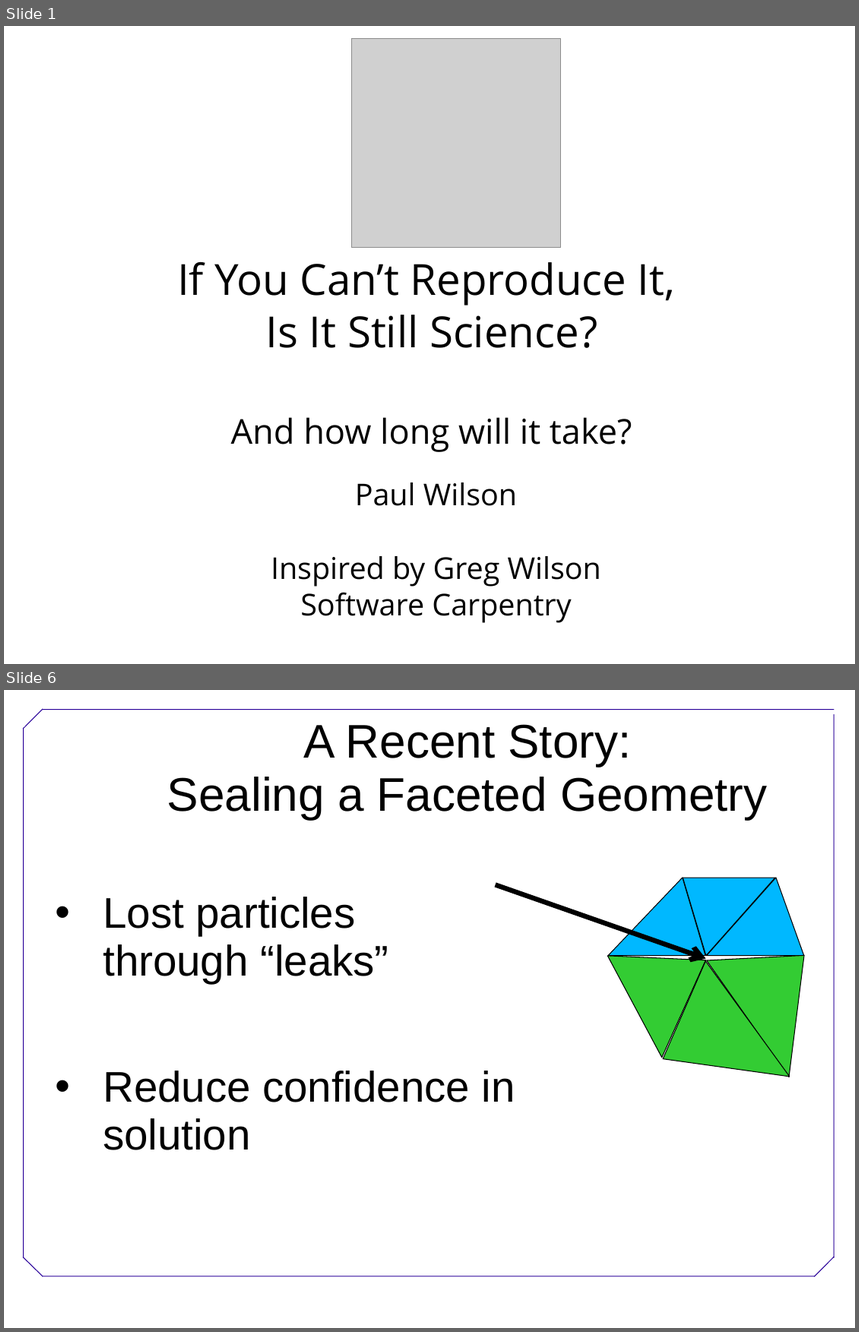
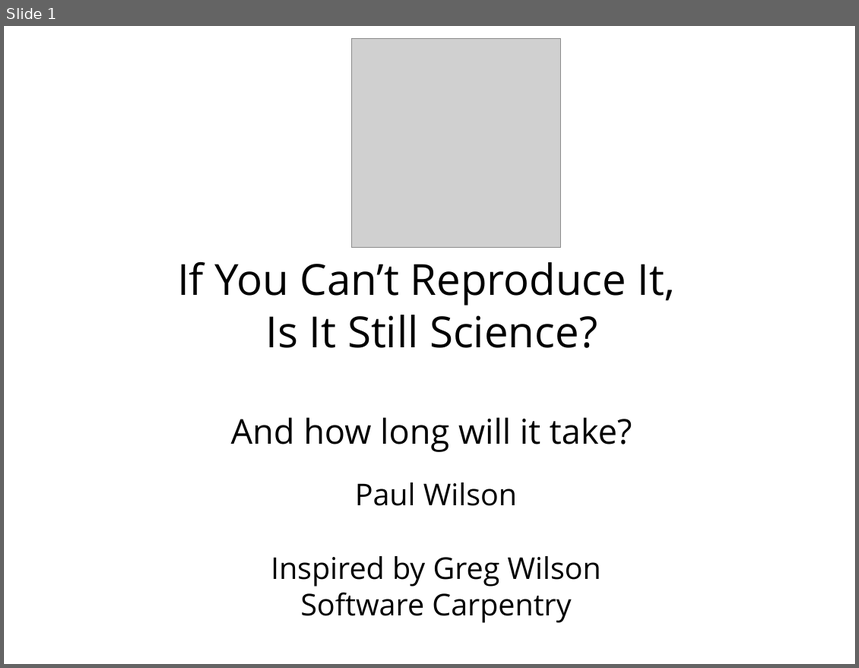
Before and after one commit to uw-ne/ep476, a slide deck: BestPractices.ppt. Shown one above the other, each under a label of ours: slides 1 and 6 before the commit, slide 1 after it; the slides between them are not shown. The pictures are 859x1332 and 859x668 pixels, drawn with LibreOffice and Linux fonts; fonts in the diff are those of the drawing; grey boxes stand for pictures; background and template pictures are left out. Boxes give left, top, right and bottom in pixels: in the first picture for what was removed or moved away, otherwise in the second. Text is boxed around its words. In the diff, an @@ line names an element or a change of style, - is before the commit and + after.

```diff
--- a/BestPractices.ppt
+++ b/BestPractices.ppt
@@ slide 6 removed at [4, 690, 855, 1328], background #FFFFFF @@
@@ text removed at [167, 724, 767, 819] @@
-A Recent Story:
-Sealing a Faceted Geometry
@@ arrow removed from (497, 885) to (706, 959) @@
@@ triangle removed at [609, 878, 706, 956] @@
@@ triangle removed at [683, 878, 775, 956] @@
@@ triangle removed at [707, 878, 804, 956] @@
@@ text removed at [103, 897, 515, 1151] @@
-• Lost particles
-  through “leaks”
-• Reduce confidence in
-  solution
@@ freeform shape removed at [608, 956, 706, 1058] @@
@@ triangle removed at [632, 961, 791, 1131] @@
@@ freeform shape removed at [707, 956, 804, 1078] @@
@@ group removed at [23, 709, 835, 1277]: 7 lines @@
```
Also in this commit, not shown: 8 slides changed, 7 other slides removed, 1 other file.
